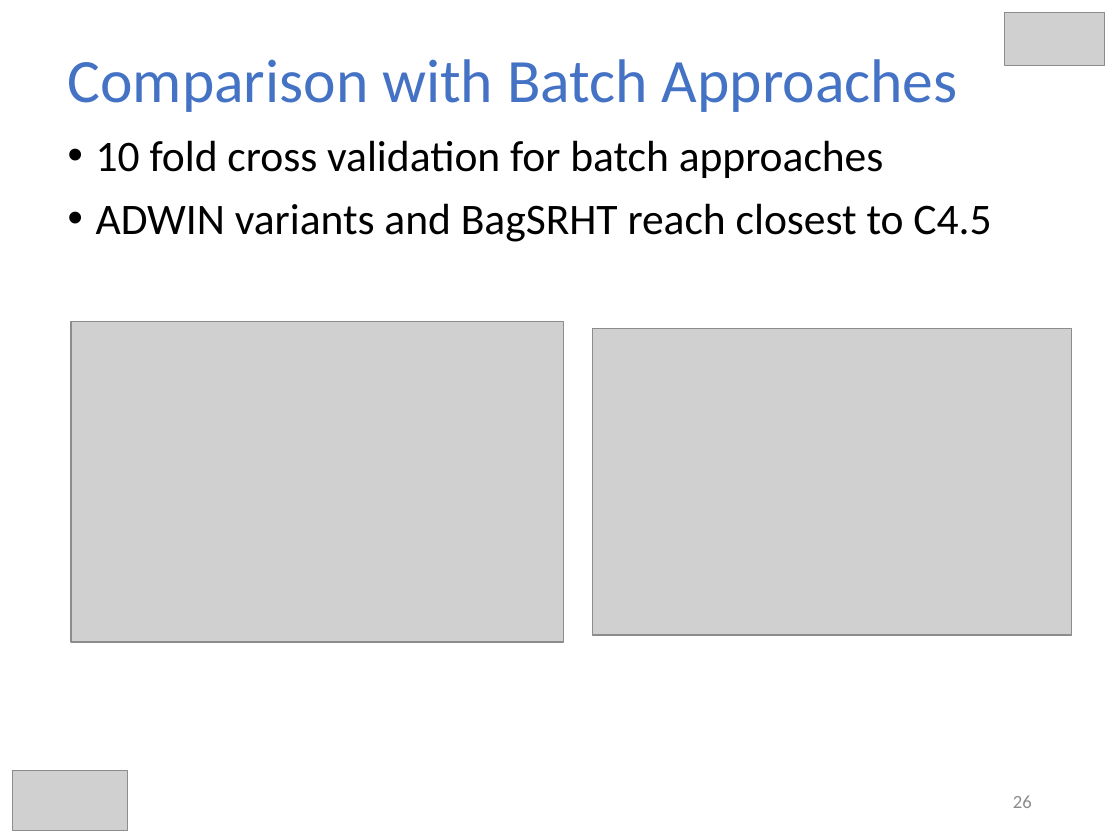
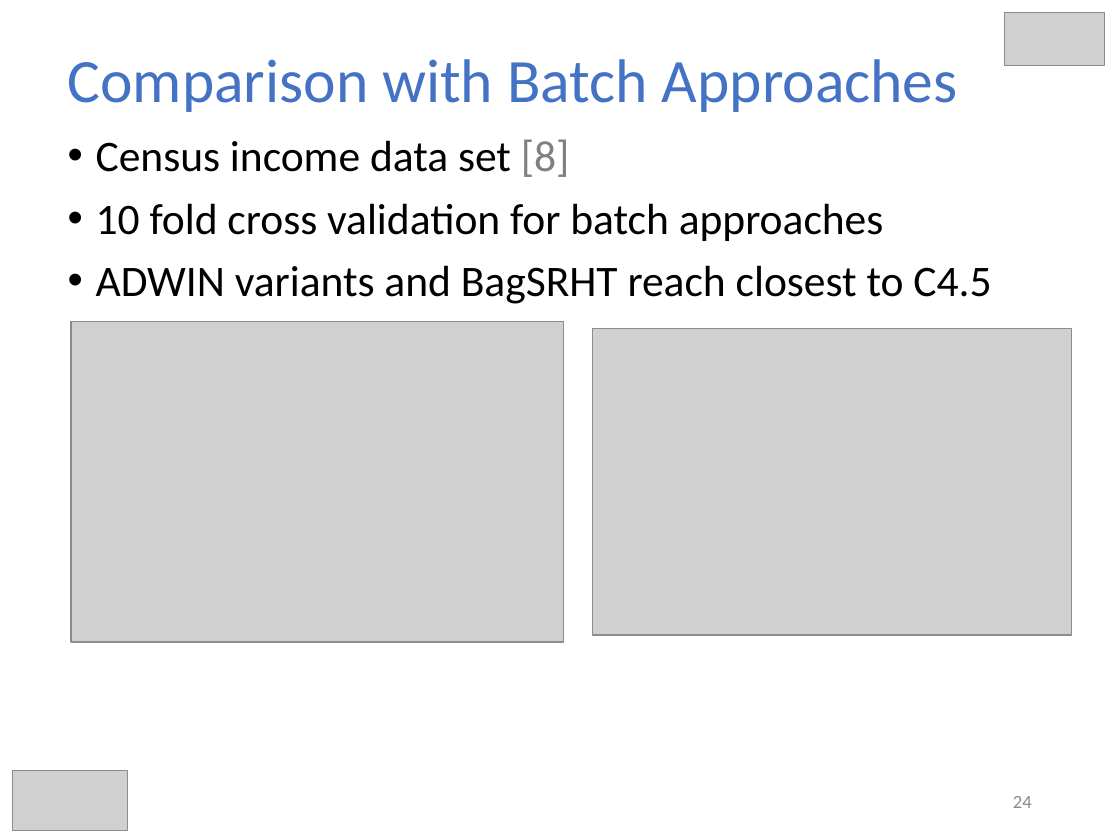
Before and after one commit to hmsgit/minestream, a slide deck: slide 24 of presentation/thesis.pptx (slide 26 before the commit). Drawn at 1120x840 pixels with LibreOffice and Linux fonts; fonts in the diff are those of the drawing; grey boxes stand for pictures. Boxes give left, top, right and bottom in pixels: in the first picture for what was removed or moved away, otherwise in the second. Text is boxed around its words. In the diff, an @@ line names an element or a change of style, - is before the commit and + after.

```diff
--- a/presentation/thesis.pptx
+++ b/presentation/thesis.pptx
@@ text at <box>96,139,570,177</box>: paragraph added @@
+• Census income data set [8]
@@ page number at <box>1013,796,1032,808</box>: text changed @@
-26
+24
```
Also in this commit, not shown: 3 other slides changed, 9 other files.
